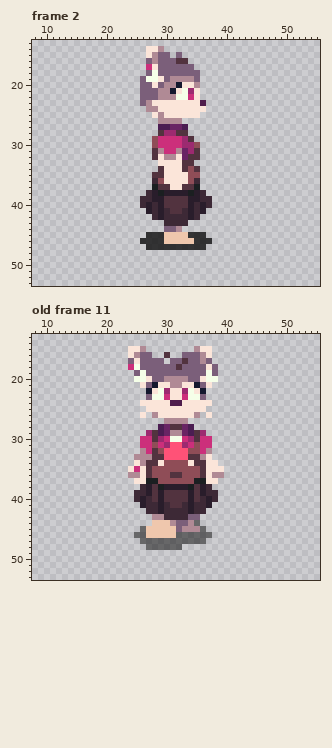
File history of a pixel-art file, Assets/Sprites/Winsley/Winsley.aseprite. This is how it looked before the edit.
64x64 pixels, 60 frames. Shown: frame 2: x 8..55, y 13..53; old frame 11: x 8..55, y 13..53. The commit also changed other frames, which this record leaves out.
The result:
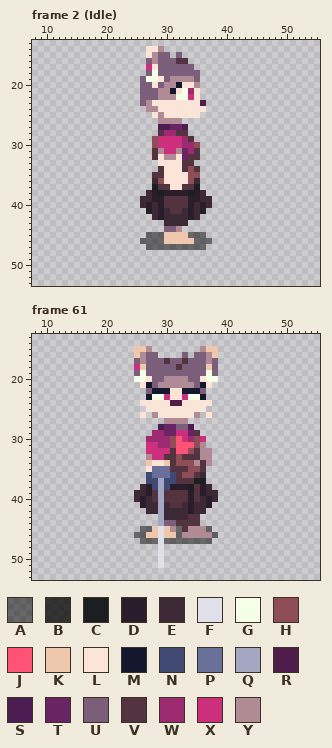
Palette (. is transparent): A #0000007f  B #000000bf  C #1b1f21  D #291d2b  E #3d2936  F #dfe0e8  G #f5ffe8  H #8f4d57  J #ff5277  K #efc7ad  L #fbe5d9  M #14182e  N #404973  P #686f99  Q #a3a7c2  R #4f1d4c  S #4b1d52  T #692464  U #7b5f7a  V #52333f  W #9c2a70  X #cc2f7b  Y #b08a95
A new or re-ordered frame is compared with the old frame closest to it.
Edits made:
frames 60 -> 104
Changed rows in their new state; - is an unchanged pixel.
Frame 2 (Idle):
first column x 26:
45 -AAA----AAA-
46 AAAA-----AAA
47 -AAAAAAAAAA-
Frame 61 is new; against old frame 11:
first column x 24:
15 .KKY-------.YKK
16 .KY-U-.---.-UYK
17 .UY---V-----UYU
18 .XK----------K-
21 ---MUYY--YYUM--
22 ---UMMM--MMMU--
23 ---M--------M--
first column x 24:
28 -------TUU------
29 ---.WW-TXXT-.---
30 --.WW-WHJ--H-.--
31 --.-XW-H-JJ-Y.--
32 --.-XXXV---VY---
33 -..-XXVVHV---Y--
34 -..KL-KV--HY-Y.-
35 ...LPPPVVV---...
36 ...NPPPN---VE...
37 -..NNQNNVVV--..-
38 ----NQN---------
39 -----Q----------
40 -----Q----------
41 -----Q----------
42 -----Q----------
43 ----.Q----VV----
44 ----.QUUVVVV----
45 ---A-F-YAV--YA--
46 -----F---YYYYYA-
47 -----F-------A--
48 ---..F...-------
49 -----F----------
50 -----F----------
51 -----F----------
